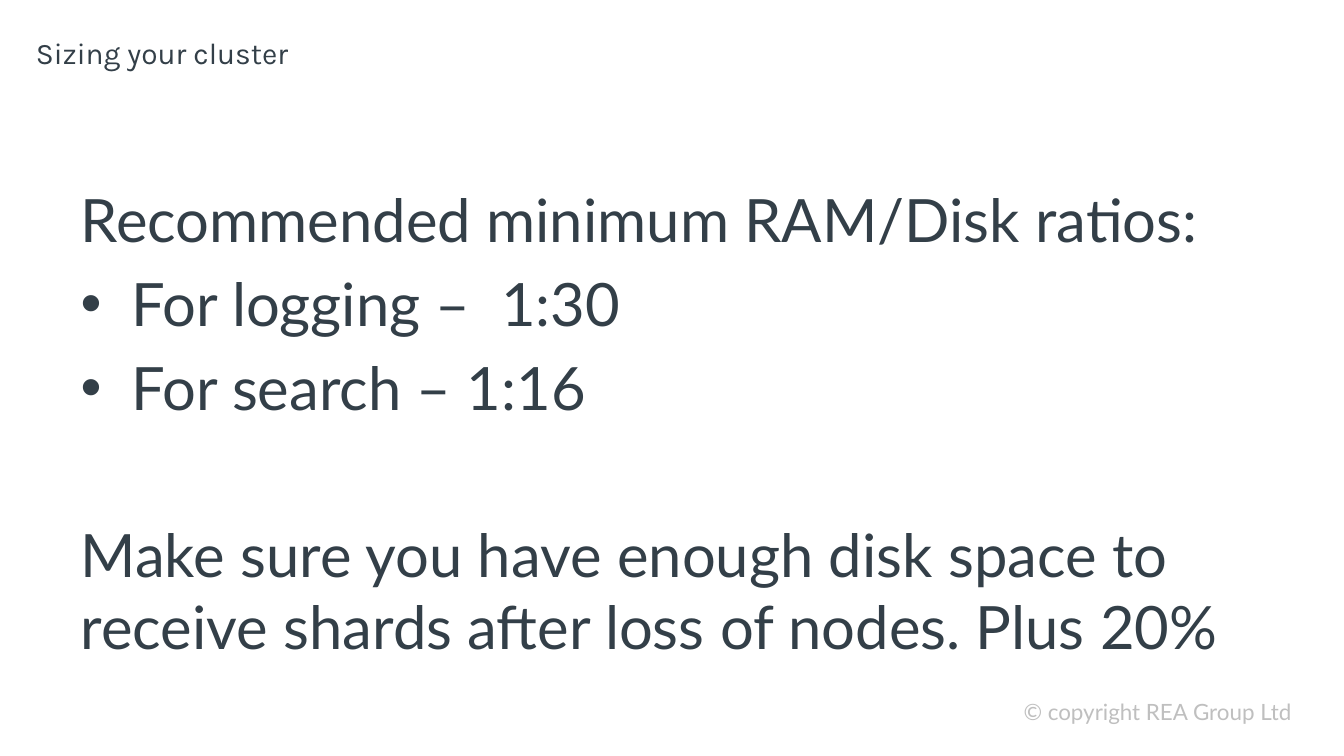
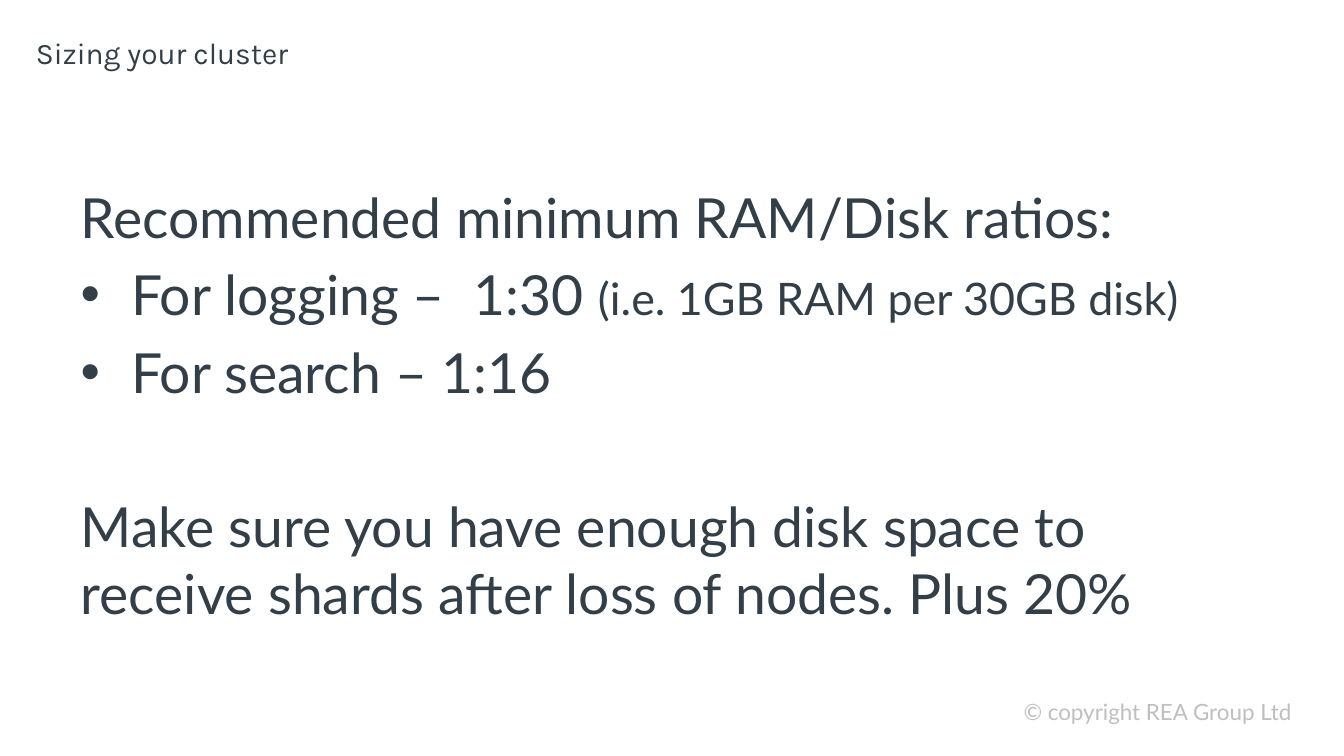
Before and after one commit to davidbkemp/advanced-elasticsearch-training, a slide deck: slide 16 of ElasticsearchOps.pptx. Drawn at 1344x756 pixels with LibreOffice and Linux fonts; fonts in the diff are those of the drawing; background and template pictures are left out. Boxes give left, top, right and bottom in pixels: in the first picture for what was removed or moved away, otherwise in the second. Text is boxed around its words. In the diff, an @@ line names an element or a change of style, - is before the commit and + after.

```diff
--- a/ElasticsearchOps.pptx
+++ b/ElasticsearchOps.pptx
@@ text at <box>81,197,1132,615</box>: size 32 to 29.6 pt in "Recommended minimum RAM/Disk ratios:", "For search – 1:16", "Make sure you have enough disk space ..." @@
@@ text at <box>131,274,1178,325</box>: text changed; size 32 to 24.1 pt @@
-• For logging – 1:30
+• For logging – 1:30 (i.e. 1GB RAM per 30GB disk)
```
Also in this commit, not shown: 2 other slides changed.
